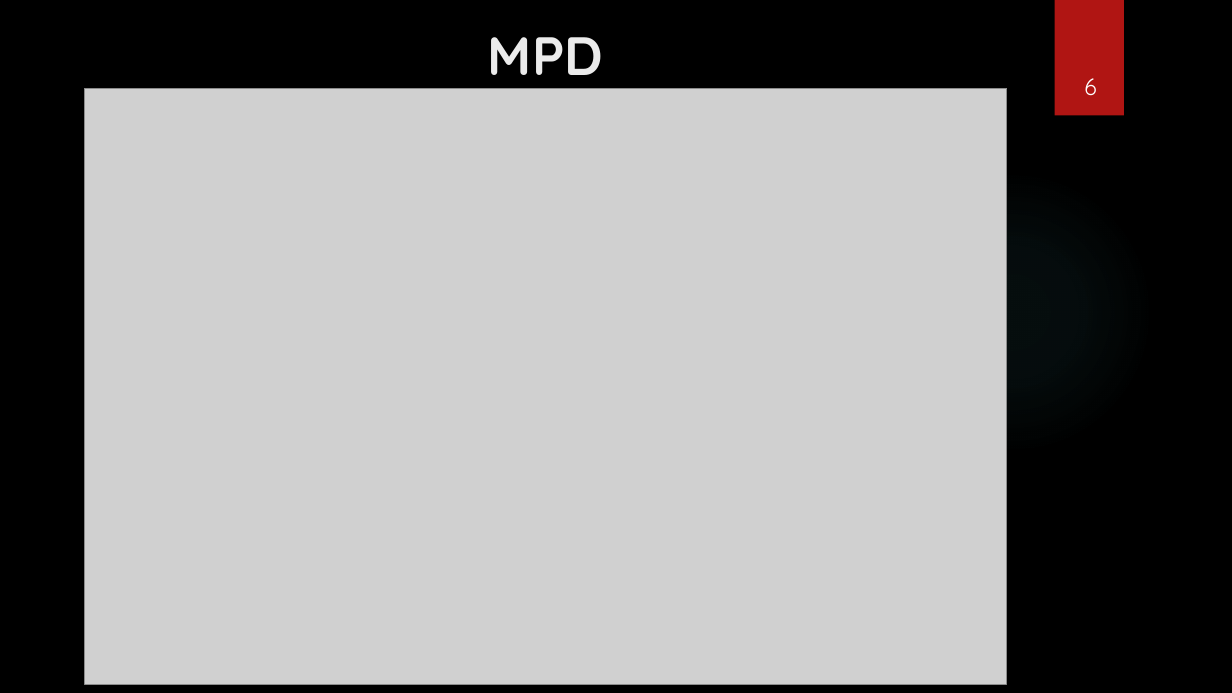
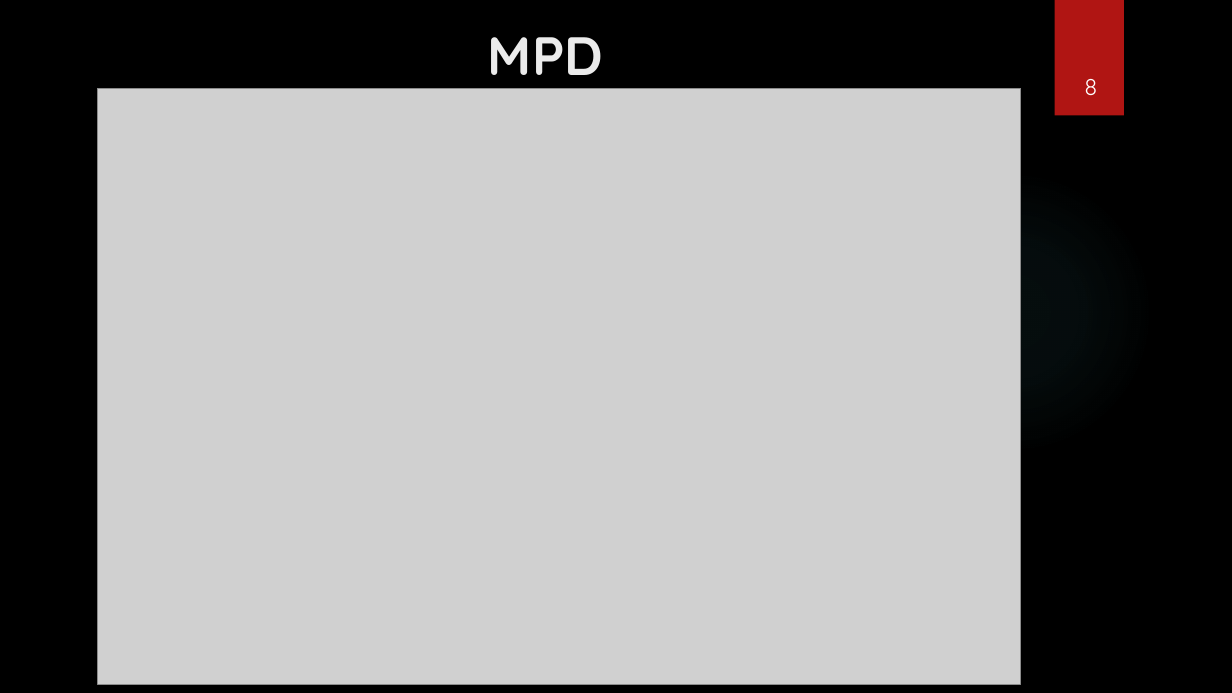
Before and after one commit to Lucasmouchague/etude_de_cas_merise, a slide deck: slide 8 of Projet Merise.pptx (slide 6 before the commit). Drawn at 1232x693 pixels with LibreOffice and Linux fonts; fonts in the diff are those of the drawing; grey boxes stand for pictures; background and template pictures are left out. Boxes give left, top, right and bottom in pixels: in the first picture for what was removed or moved away, otherwise in the second. Text is boxed around its words. In the diff, an @@ line names an element or a change of style, - is before the commit and + after.

```diff
--- a/Projet Merise.pptx
+++ b/Projet Merise.pptx
@@ picture: place and size @@
-picture at [84, 88, 1007, 684]
+picture at [98, 88, 1021, 684]
@@ text at [1084, 79, 1097, 95]: text changed @@
-6
+8
```
Also in this commit, not shown: 3 other slides changed, 3 slides added.
